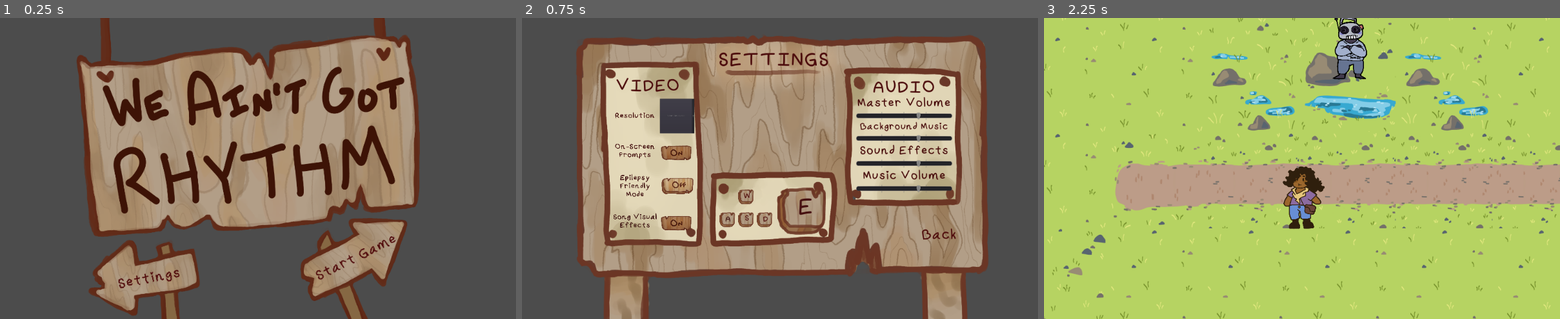
Above: before the commit, frames 1-3 (left to right).
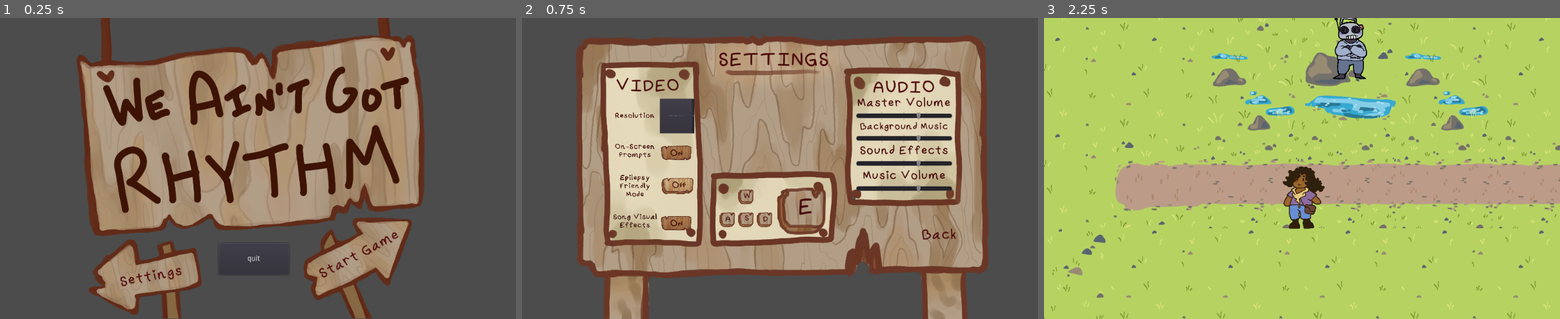
Above: after the commit, the same moments.

Repository: FabulouslyFloor/We-Ain-t-Got-Rhythm
Game: Godot game, scene res://Menus/Title Menu/titleMenu.tscn
Same seed, same stepped clock (60 frames per second), same inputs: the game is played once before the commit and once after it.
Inputs:
- Up to frame 1 (0.25 s): no input
- Up to frame 2 (0.75 s): click "Settings" at 0.5 s
- Up to frame 3 (2.25 s): click "Back" at 1.25 s; click "Start Game" at 2 s

The runs differ from the first frame. In frame 1, 9.3% of the frame differs, in the area x 16-83%, y 0-100%; in frame 2, nothing differs; in frame 3, nothing differs.

Commit message:
sunday night futzing

Diff:
--- a/Rhythm Game/LevelSpawningCode/Timer.gd
+++ b/Rhythm Game/LevelSpawningCode/Timer.gd
@@ -1,8 +1,8 @@
 extends Timer
 
-var ArrowTop = preload("res://ArrowTopScene.tscn")
-var ArrowMiddle = preload("res://ArrowMiddleScene.tscn")
-var ArrowBottom = preload("res://ArrowBottomScene.tscn")
+var ArrowTop = preload("res://LevelSpawningCode/ArrowTopScene.tscn")
+var ArrowMiddle = preload("res://LevelSpawningCode/ArrowMiddleScene.tscn")
+var ArrowBottom = preload("res://LevelSpawningCode/ArrowBottomScene.tscn")
 
 func _ready():
 	#wait_time = rand_range(0,1)
--- a/Rhythm Game/Menus/Pause Menu/PauseMenu.gd
+++ b/Rhythm Game/Menus/Pause Menu/PauseMenu.gd
@@ -19,4 +19,5 @@
 
 
 func _on_QuitBtn_pressed():
-	get_tree().quit()
+	self.is_paused = false
+	get_tree().change_scene("res://Menus/Title Menu/titleMenu.tscn")
--- a/Rhythm Game/Menus/Settings Menu/optionsMenu.tscn
+++ b/Rhythm Game/Menus/Settings Menu/optionsMenu.tscn
@@ -11,7 +11,6 @@
 [ext_resource path="res://Menus/UI Assets/fonts/handwritten-20.tres" type="DynamicFont" id=9]
 [ext_resource path="res://Menus/UI Assets/fonts/handwritten-36.tres" type="DynamicFont" id=10]
 [ext_resource path="res://Menus/Settings Menu/options_Menu.gd" type="Script" id=11]
-[ext_resource path="res://Sounds/Goofy-Mischief.mp3" type="AudioStream" id=12]
 
 [sub_resource type="DynamicFont" id=2]
 size = 30
@@ -30,11 +29,6 @@
 
 [node name="optionsMenu" type="Node2D"]
 script = ExtResource( 11 )
-
-[node name="OverworldMusic" type="AudioStreamPlayer2D" parent="."]
-position = Vector2( 505, 243 )
-stream = ExtResource( 12 )
-autoplay = true
 
 [node name="CenterContainer" type="CenterContainer" parent="."]
 anchor_right = 1.0
--- a/Rhythm Game/Menus/Title Menu/titleMenu.tscn
+++ b/Rhythm Game/Menus/Title Menu/titleMenu.tscn
@@ -8,12 +8,11 @@
 script = ExtResource( 3 )
 
 [node name="menuSprite" type="TextureRect" parent="."]
-anchor_left = 0.5
-anchor_top = 0.5
-anchor_right = 0.5
-anchor_bottom = 0.5
-margin_right = 1019.0
-margin_bottom = 601.0
+anchor_right = 1.0
+anchor_bottom = 1.0
+margin_left = -2.0
+margin_right = 1031.0
+margin_bottom = 599.0
 size_flags_horizontal = 3
 size_flags_vertical = 3
 texture = ExtResource( 1 )
@@ -21,10 +20,10 @@
 stretch_mode = 1
 
 [node name="settings" type="Button" parent="."]
-margin_left = 181.0
-margin_top = 499.0
-margin_right = 400.0
-margin_bottom = 584.0
+margin_left = 185.0
+margin_top = 495.0
+margin_right = 404.0
+margin_bottom = 580.0
 rect_rotation = -10.7617
 custom_colors/font_color = Color( 0.32549, 0.054902, 0.054902, 1 )
 custom_fonts/font = ExtResource( 2 )
@@ -32,15 +31,23 @@
 flat = true
 
 [node name="startGame" type="Button" parent="."]
-margin_left = 601.0
-margin_top = 491.0
-margin_right = 803.0
-margin_bottom = 562.0
-rect_rotation = -26.3182
+margin_left = 563.0
+margin_top = 511.0
+margin_right = 864.0
+margin_bottom = 582.0
+rect_rotation = -27.8083
 custom_colors/font_color = Color( 0.32549, 0.054902, 0.054902, 1 )
 custom_fonts/font = ExtResource( 2 )
 text = "Start Game"
 flat = true
 
+[node name="quit" type="Button" parent="."]
+margin_left = 434.0
+margin_top = 449.0
+margin_right = 574.0
+margin_bottom = 512.0
+text = "quit"
+
 [connection signal="pressed" from="settings" to="." method="_on_settings_pressed"]
 [connection signal="pressed" from="startGame" to="." method="_on_startGame_pressed"]
+[connection signal="pressed" from="quit" to="." method="_on_quit_pressed"]
--- a/Rhythm Game/Menus/Title Menu/title_menu.gd
+++ b/Rhythm Game/Menus/Title Menu/title_menu.gd
@@ -20,3 +20,7 @@
 
 func _on_startGame_pressed():
 	get_tree().change_scene("res://Overworld/Overworld.tscn")
+
+
+func _on_quit_pressed():
+	get_tree().quit(0)
Not shown: 1 places in Rhythm Game/Menus/Settings Menu/optionsMenu.tscn that only renumber resources
Binary file removed: Rhythm Game/Overworld/grass-tile1.png
Not shown, removed: Rhythm Game/Overworld/grass-tile1.png.import
Binary file removed: Rhythm Game/Overworld/grass-tile2.png
Not shown, removed: Rhythm Game/Overworld/grass-tile2.png.import
Binary file removed: Rhythm Game/Overworld/grass-tile3.png
Not shown, removed: Rhythm Game/Overworld/grass-tile3.png.import
Binary file removed: Rhythm Game/Overworld/grass-tile4.png
Not shown, removed: Rhythm Game/Overworld/grass-tile4.png.import
Binary file removed: Rhythm Game/Overworld/grass-tile5.png
Not shown, removed: Rhythm Game/Overworld/grass-tile5.png.import
Binary file removed: Rhythm Game/Overworld/path-tile1.png
(and 21 more such lines)
